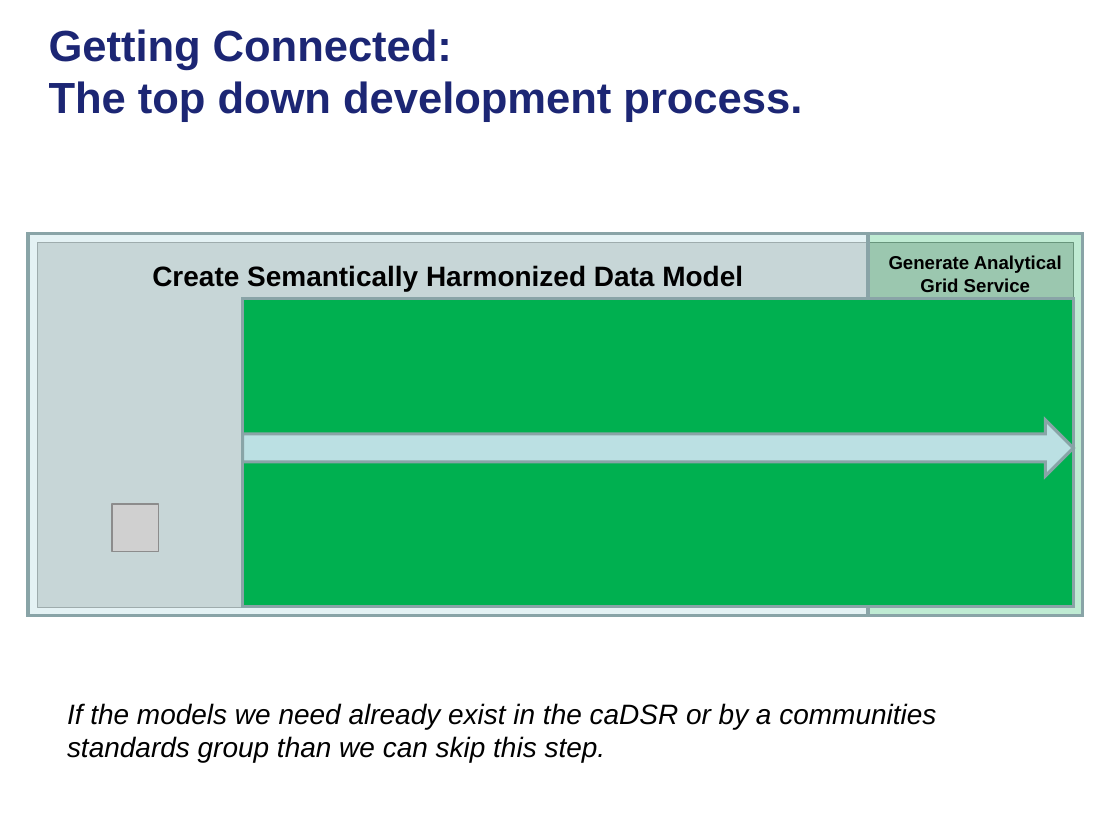
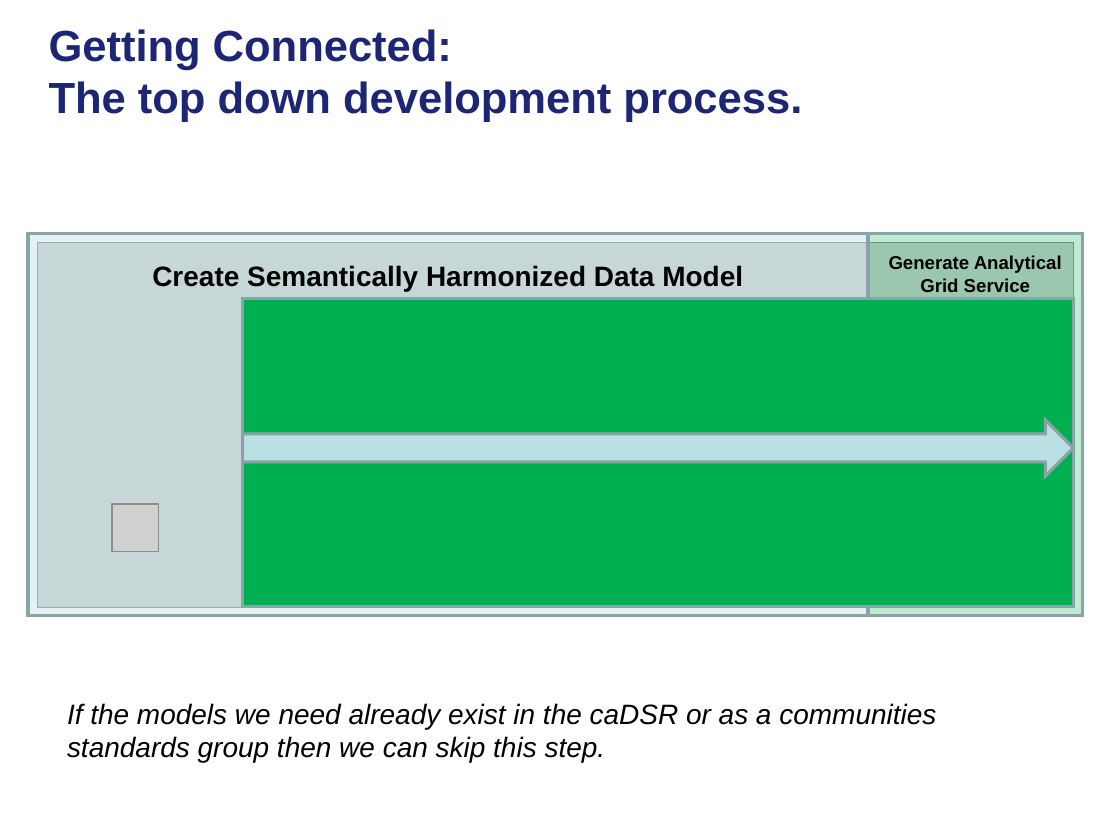
Before and after one commit to NCIP/cagrid-docs, a slide deck: slide 18 of presentations/200801_VCDE_ARCH/20080128_30_F2F_ASBP_Grid_BP.ppt (slide 5 before the commit). Drawn at 1120x840 pixels with LibreOffice and Linux fonts; fonts in the diff are those of the drawing; grey boxes stand for pictures; background and template pictures are left out. Boxes give left, top, right and bottom in pixels: in the first picture for what was removed or moved away, otherwise in the second. Text is boxed around its words. In the diff, an @@ line names an element or a change of style, - is before the commit and + after.

```diff
--- a/presentations/200801_VCDE_ARCH/20080128_30_F2F_ASBP_Grid_BP.ppt
+++ b/presentations/200801_VCDE_ARCH/20080128_30_F2F_ASBP_Grid_BP.ppt
@@ text at <box>67,703,936,763</box>: text changed @@
-If the models we need already exist in the caDSR or by a communities standards group than we can skip this step.
+If the models we need already exist in the caDSR or as a communities standards group then we can skip this step.
```
Also in this commit, not shown: 4 other slides changed, 20 slides added.
